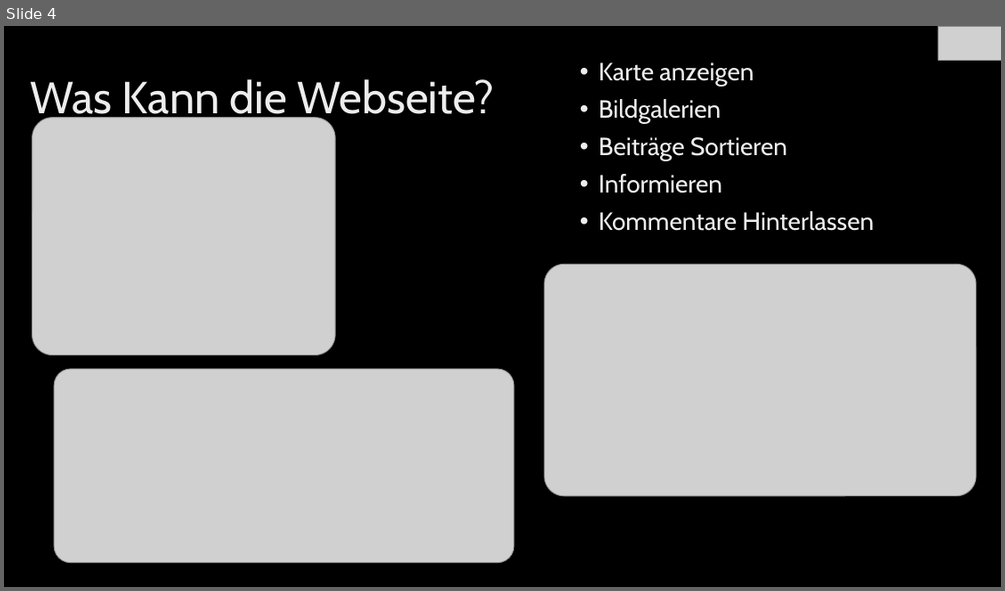
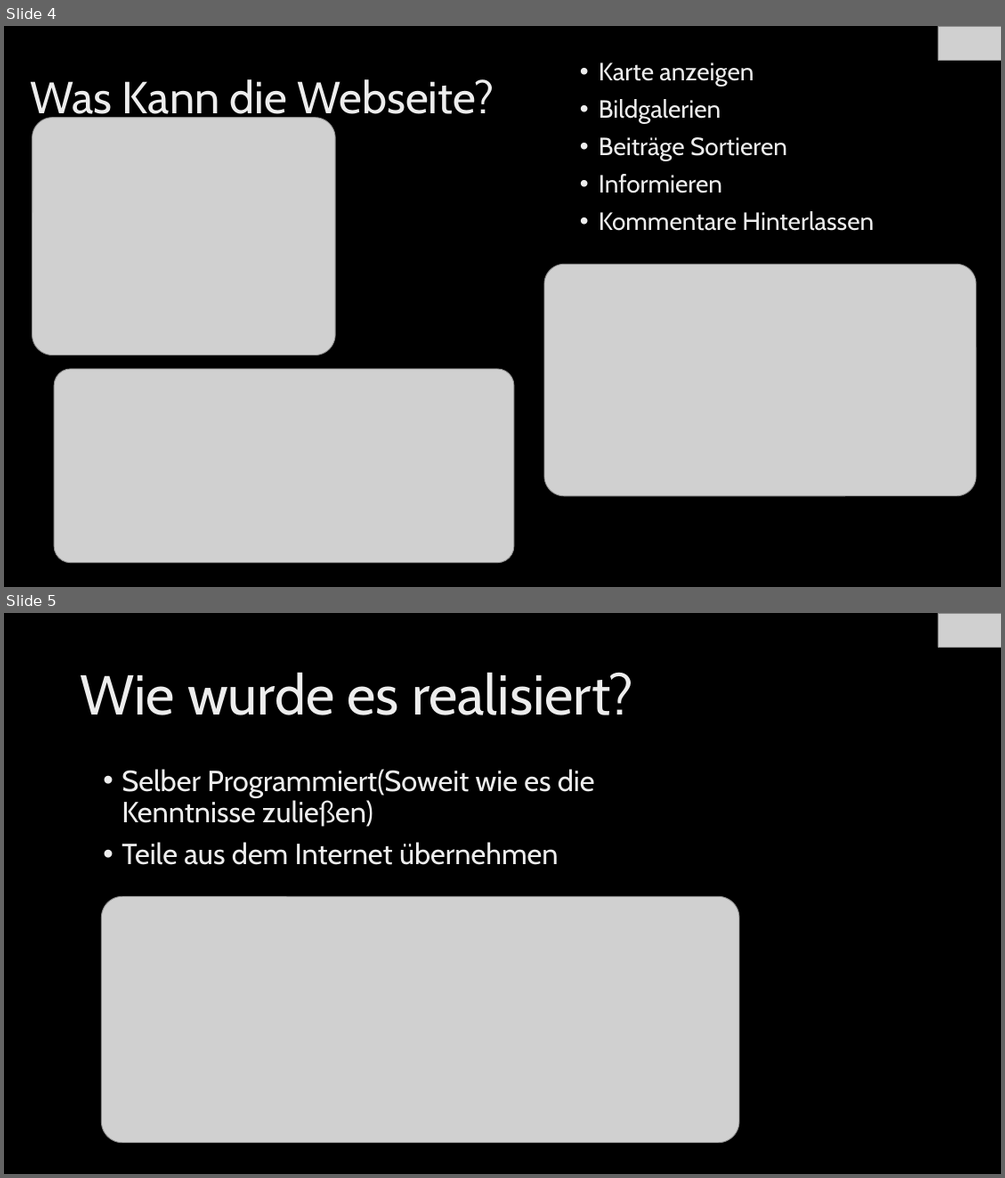
Before and after one commit to mircb/ProjektWebseite, a slide deck: WebProjekt.pptx. Shown one above the other, each under a label of ours: slide 4 before the commit, slides 4 and 5 after it. The pictures are 1005x591 and 1005x1178 pixels, drawn with LibreOffice and Linux fonts; fonts in the diff are those of the drawing; grey boxes stand for pictures; background and template pictures are left out. Boxes give left, top, right and bottom in pixels: in the first picture for what was removed or moved away, otherwise in the second. Text is boxed around its words. In the diff, an @@ line names an element or a change of style, - is before the commit and + after.

```diff
--- a/WebProjekt.pptx
+++ b/WebProjekt.pptx
@@ slide 5 added at bbox=[4, 613, 1001, 1174], background picture (left out) @@
@@ picture added at bbox=[938, 613, 1001, 647] @@
@@ title added at bbox=[80, 672, 633, 715], 54 pt, text gradient #DEDEDE to #EDEDED to #FFFFFF @@
+Wie wurde es realisiert?
@@ text added at bbox=[121, 769, 595, 865], 28 pt, text gradient #DEDEDE to #EDEDED to #FFFFFF @@
+• Selber Programmiert(Soweit wie es die Kenntnisse zuließen)
+• Teile aus dem Internet übernehmen
@@ picture added at bbox=[101, 896, 739, 1143] @@
```
Also in this commit, not shown: 1 slide removed, 1 other file.
